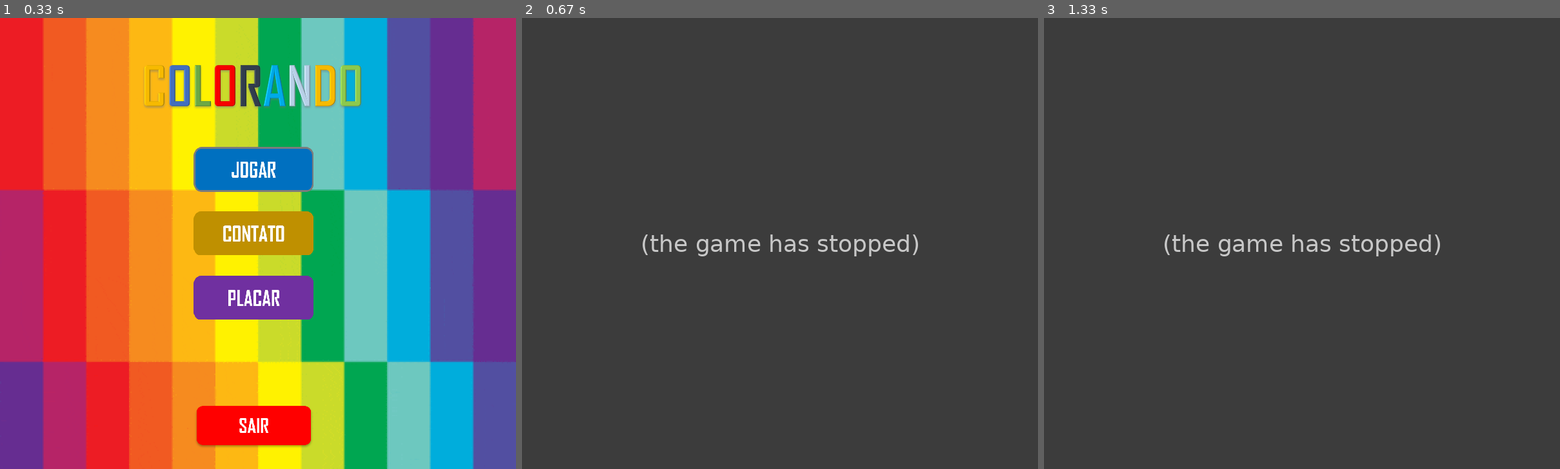
Above: before the commit, frames 1-3 (left to right).
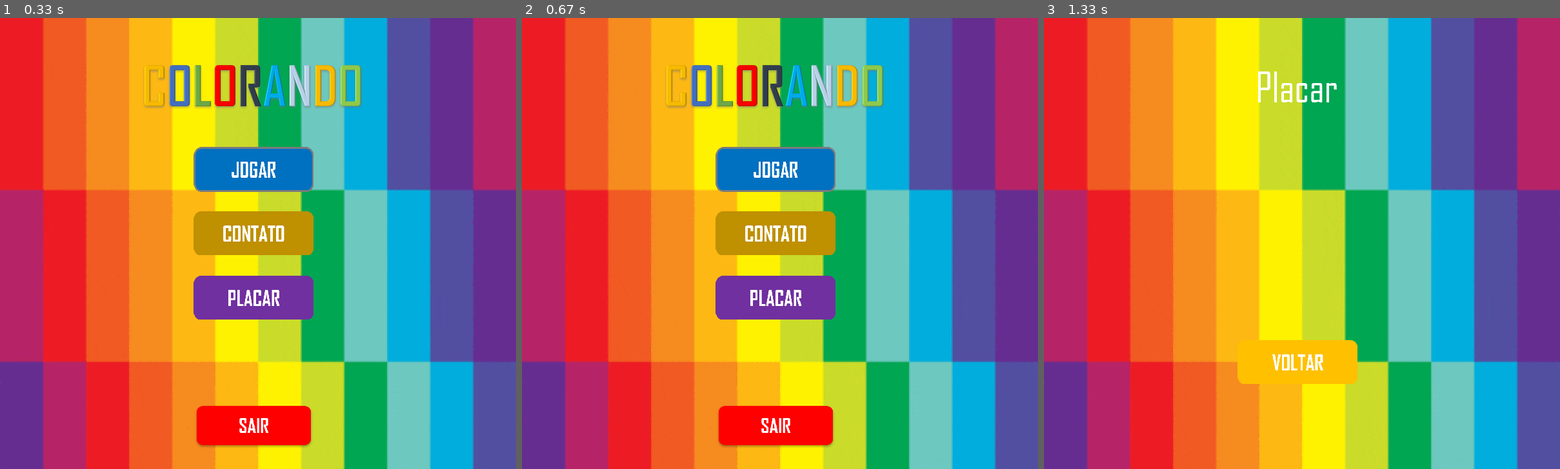
Above: after the commit, the same moments.

Repository: DouglasAndC/GAME-COLORANDO-PYGAME
Game: pygame game, started from Main/menu.py
Two runs of this game, one before a commit and one after it. Both use one fixed random seed, a clock stepped at 60 frames per second and the inputs below.
Inputs (mouse positions are in pixels of both pictures, inside the frame that each line leads up to):
- Up to frame 1 (0.33 s): no input
- Up to frame 2 (0.67 s): press the mouse at (774, 171) at 0.37 s; move the mouse to (785, 275) at 0.47 s; release the mouse at (795, 378) at 0.6 s
- Up to frame 3 (1.33 s): click (1353, 275) at 0.72 s

Frame 1 is identical in both runs. In frame 2, 100% of the frame differs, in the area x 0-100%, y 0-100%; in frame 3, 100%.
Before the commit the program exited at 0.65 s; later frames show no game.

Commit message:
Menu finalizado

Diff:
--- a/Main/menu.py
+++ b/Main/menu.py
@@ -92,7 +92,6 @@
 def primeiro():
     pygame.display.update()
     if menu_botoes[0].collidepoint(pos) and pressed1:
-        globals.salvar_usuario(jogar())
         return 4
     elif menu_botoes[1].collidepoint(pos) and pressed1:
         contatos()
@@ -109,6 +108,7 @@
 
 
 def jogar():
+    global texto
     texto = []
     screen.fill((0, 0, 0))
     btn1 = botoesMenu(BLACK,300,400,372/2,149/2)
@@ -123,16 +123,18 @@
             screen.fill((0, 0, 0))
             menu()
             pygame.display.flip()
-            break
+            return 0
         else:
             pygame.draw.rect(screen, (255,255,255),(250, 200, 300, 30))
             for event in pygame.event.get():
                 pos = pygame.mouse.get_pos()
                 pressed1,pressed2,pressed3 = pygame.mouse.get_pressed()
                 btn6 = botoesMenu(BLACK,300,500,372/2,149/2)
-                btn1 = botoesMenu(BLACK,300,400,372/2,149/2)
+                if len(texto) != 0:
+                    btn1 = botoesMenu(BLACK,300,400,372/2,149/2)
                 screen.blit(background,(0,0))
-                screen.blit(dimensao_botao('btnJogar'),(300,400))
+                if len(texto) != 0:
+                    screen.blit(dimensao_botao('btnJogar'),(300,400))
                 tituloJ = pygame.image.load(globals.get_path()+'\\View\\menu\\txtSeuNome.png').convert_alpha()
                 novo_tituoj = pygame.transform.scale(tituloJ,(int(1036/2), int(264/2)))
                 screen.blit(novo_tituoj,(180,50))
@@ -151,8 +153,9 @@
                 elif event.type == QUIT:
                     pygame.quit()
                     exit()
-                elif btn1.collidepoint(pos) and pressed1:
-                    return globals.convert(texto)
+                elif len(texto) != 0:
+                    if btn1.collidepoint(pos) and pressed1:
+                        return globals.salvar_usuario(globals.convert(texto))
                 elif btn6.collidepoint(pos) and pressed1:
                     screen.fill((0, 0, 0))
                     pygame.display.flip()
@@ -194,6 +197,7 @@
 while True:
     pos = pygame.mouse.get_pos()
     pressed1,pressed2,pressed3 = pygame.mouse.get_pressed()
+    print (cont)
     if cont == 1:
         cont = cont + primeiro()
     elif cont == 2:
@@ -203,7 +207,11 @@
     elif cont == 4:
         cont = cont - placar()
     elif cont == 5:
-        break
+            aux = jogar()
+            if aux == 0:
+                cont = cont - 4
+            else:
+                break
     pygame.display.flip()
     pygame.display.update()
     for event in pygame.event.get():
Binary file changed: Data/data.pickle
